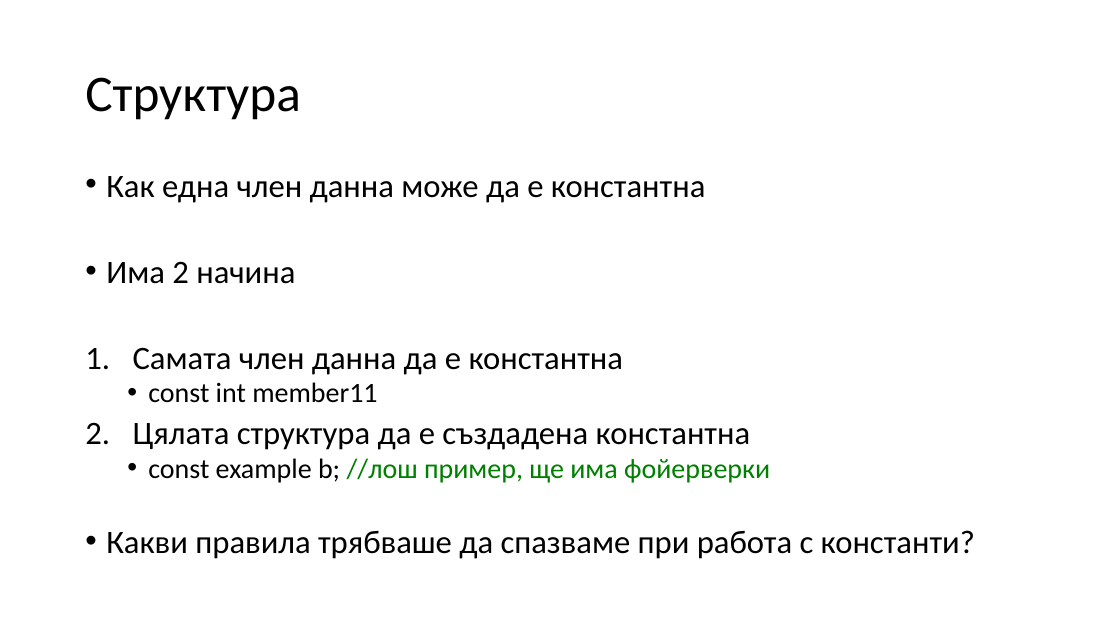
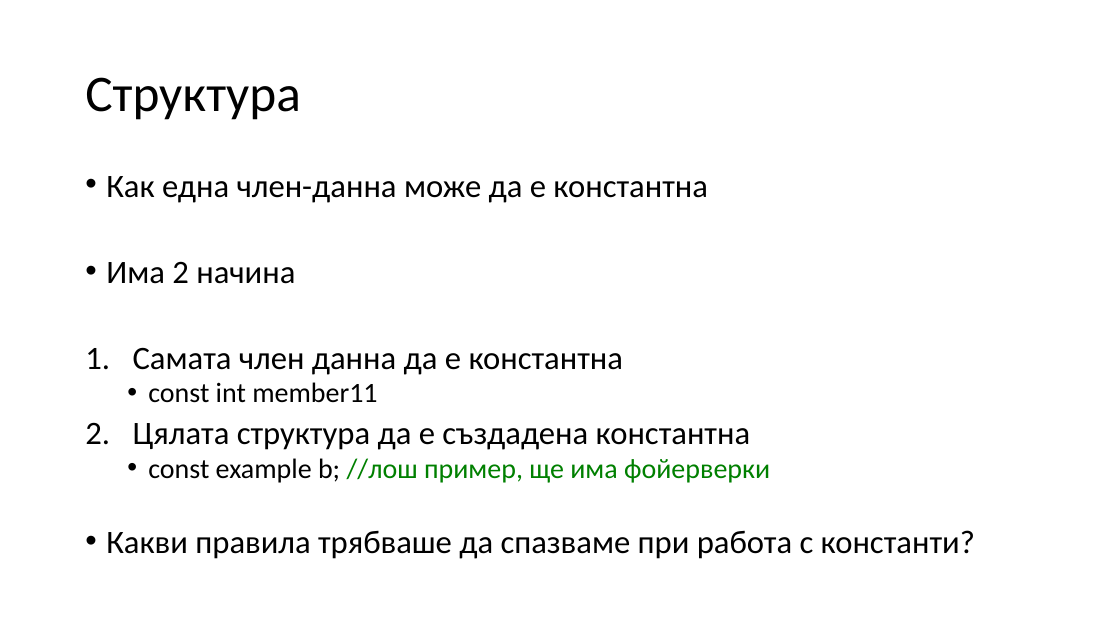
Before and after one commit to Mapmo/Uni-CPP, a slide deck: slide 94 of Introducing To Programming Materials/Consultation 3/Consultation3.pptx (slide 92 before the commit). Drawn at 1120x630 pixels with LibreOffice and Linux fonts; fonts in the diff are those of the drawing. Boxes give left, top, right and bottom in pixels: in the first picture for what was removed or moved away, otherwise in the second. Text is boxed around its words. In the diff, an @@ line names an element or a change of style, - is before the commit and + after.

```diff
--- a/Introducing To Programming Materials/Consultation 3/Consultation3.pptx
+++ b/Introducing To Programming Materials/Consultation 3/Consultation3.pptx
@@ text at [106,176,708,203]: text changed @@
-• Как една член данна може да е константна
+• Как една член-данна може да е константна
```
Also in this commit, not shown: 7 other slides changed, 2 slides added, 1 other file.
